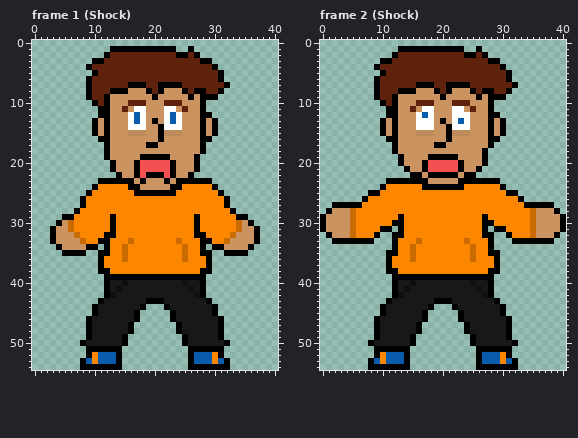
Pixel-art file: WIP/Brian.aseprite. This is how it looked before the edit.
41x55 pixels, 26 frames. Colours within 5 levels of each other are drawn and written as one. Shown: frame 1 (Shock), frame 2 (Shock). The commit also changed other frames, which this record leaves out.
Once edited:
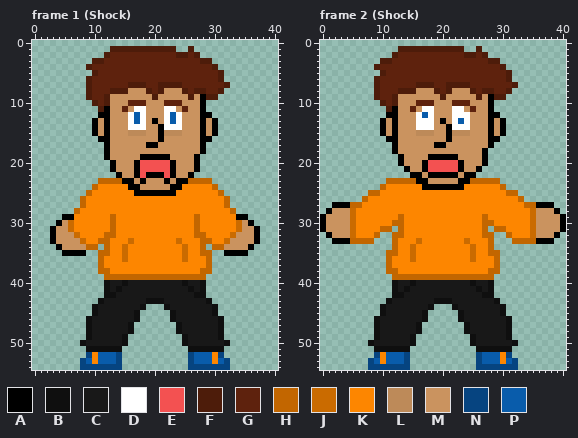
Palette (. is transparent): A #000000  B #0f0f0f  C #181818  D #ffffff  E #f35151  F #4d1c0a  G #5e220d  H #c26600  J #ca6b00  K #fd8600  L #bd8a59  M #ca935f  N #064480  P #095cab
Edits made:
--- frame 1 (Shock)
@@ x 7..34 @@
  0 ............................
- 1 ......AAAAAAAAAAA..A........
- 2 .....AGGGGGGGGGGGAAGA.......
- 3 ...AAGGGGGGGGGGGGGGGGAA.....
- 4 ..AGGGGGGGGGGGGGGGGGGGGA....
- 5 ...AGGGGGGGGGGGGGGGGGGGGA...
- 6 ..AGGGGGGGGGGGGGGGGGGGGGA...
- 7 ..AGGGGGGAAAGGAAAAGGGGGGGA..
- 8 ..AGGGAAAMMMAGAMMMAGAAGGA...
- 9 ..AGGAMMMMMMMAMMMMMAMAAA....
-10 ...AGAMMMGGGMMMGGGMMMA......
-11 ....AAMMGMDDMMMDDMGMMA......
+ 1 ......FFFFFFFFFFF..F........
+ 2 .....FGGGGGGGGGGGFFGF.......
+ 3 ...FFGGGGGGGGGGGGGGGGFF.....
+ 4 ..FGGGGGGGGGGGGGGGGGGGGF....
+ 5 ...FGGGGGGGGGGGGGGGGGGGGF...
+ 6 ..FGGGGGGGGGGGGGGGGGGGGGF...
+ 7 ..FGGGGGGFFFGGFFFFGGGGGGGF..
+ 8 ..FGGGFFFMMMFGFMMMFGFFGGF...
+ 9 ..FGGFMMMMMMMFMMMMMFMAFF....
+10 ...FGFMMMGGGMMMGGGMMMA......
+11 ....FAMMGMDDMMMDDMGMMA......
 12 ....AAMMMDPDMMMDPDMMMAA.....
@@ x 0..40 @@
 22 ..............AMMAEAAAEAMMA..............
-23 ...........AAAAAAMAMMMAMAAAAAA...........
-24 ..........AKKKKKAAMMMMMAAKKKKKA..........
-25 .........AKKKKKKKAAAAAAAKKKKKKKA.........
-26 ........AKKKKKKKKKKKKKKKKKKKKKKKA........
-27 ........AKKKKKKKKKKKKKKKKKKKKKKKA........
-28 .......AKKKKKKKKKKKKKKKKKKKKKKKKKA.......
-29 .....AAKKKKKKAKKKKKKKKKKKKKAKKKKKKAA.....
-30 ....AMJKKKKKKAKKKKKKKKKKKKKAKKKKKKJMA....
-31 ...AMMJKKKKKKAKKKKKKKKKKKKKAKKKKKKJMMA...
-32 ...AMMMJKKKKAAKKKKKKKKKKKKKAAKKKKJMMMA...
-33 ...AMMMMJKKAAKKKJKKKKKKKJKKKAAKKJMMMMA...
-34 ....AMMMMAA.AKKJKKKKKKKKKJKKA.AAMMMMA....
-35 .....AAAA..AAKKJKKKKKKKKKJKKAA..AAAA.....
-36 ...........AKKKJKKKKKKKKKJKKKA...........
-37 ...........AKKKKKKKKKKKKKKKKKA...........
-38 ...........AAKKKKKKKKKKKKKKKAA...........
-39 ............AAAAAAAAAAAAAAAAA............
-40 ............ACCBCCCCCCCCCBCCA............
-41 ............ACBCCCCCCCCCCCBCA............
-42 ............ABCCCCCCCCCCCCCBA............
-43 ...........ACCCCCCCAAACCCCCCCA...........
-44 ..........ACCCCCCCA...ACCCCCCCA..........
-45 ..........ACCCCCCA.....ACCCCCCA..........
-46 .........ACCCCCCCA.....ACCCCCCCA.........
-47 .........ACCCCCCA.......ACCCCCCA.........
-48 .........ACCCCCCA.......ACCCCCCA.........
-49 .........ACCCCCA.........ACCCCCA.........
-50 ........ACCCCCCA.........ACCCCCCA........
-51 .........AAAAAA...........AAAAAA.........
-52 .........AKPPPA...........APPPKA.........
-53 ........APKPPPA...........APPPKPA........
-54 ........AAAAAAA...........AAAAAAA........
+23 ...........HHHHAAMAMMMAMAAHHHH...........
+24 ..........HKKKKKAAMMMMMAAKKKKKH..........
+25 .........HKKKKKKKAAAAAAAKKKKKKKH.........
+26 ........HKKKKKKKKKKKKKKKKKKKKKKKH........
+27 ........HKKKKKKKKKKKKKKKKKKKKKKKH........
+28 .......HKKKKKKKKKKKKKKKKKKKKKKKKKH.......
+29 .....AAKKKKKKHKKKKKKKKKKKKKHKKKKKKAA.....
+30 ....AMJKKKKKKHKKKKKKKKKKKKKHKKKKKKJMA....
+31 ...AMMJKKKKKKHKKKKKKKKKKKKKHKKKKKKJMMA...
+32 ...AMMMJKKKKHHKKKKKKKKKKKKKHHKKKKJMMMA...
+33 ...AMMMMJKKHHKKKJKKKKKKKJKKKHHKKJMMMMA...
+34 ....AMMMMHH.HKKJKKKKKKKKKJKKH.HHMMMMA....
+35 .....AAAA..HHKKJKKKKKKKKKJKKHH..AAAA.....
+36 ...........HKKKJKKKKKKKKKJKKKH...........
+37 ...........HKKKKKKKKKKKKKKKKKH...........
+38 ...........HHKKKKKKKKKKKKKKKHH...........
+39 ............HHHHHHHHHHHHHHHHH............
+40 ............BCCBCCCCCCCCCBCCB............
+41 ............BCBCCCCCCCCCCCBCB............
+42 ............BBCCCCCCCCCCCCCBB............
+43 ...........BCCCCCCCBBBCCCCCCCB...........
+44 ..........BCCCCCCCB...BCCCCCCCB..........
+45 ..........BCCCCCCB.....BCCCCCCB..........
+46 .........BCCCCCCCB.....BCCCCCCCB.........
+47 .........BCCCCCCB.......BCCCCCCB.........
+48 .........BCCCCCCB.......BCCCCCCB.........
+49 .........BCCCCCB.........BCCCCCB.........
+50 ........BCCCCCCB.........BCCCCCCB........
+51 .........BBBBBB...........BBBBBB.........
+52 .........NKPPPN...........NPPPKN.........
+53 ........NPKPPPN...........NPPPKPN........
+54 ........NNNNNNN...........NNNNNNN........
--- frame 2 (Shock)
@@ x 7..34 @@
  0 ............................
- 1 ......AAAAAAAAAAA..A........
- 2 .....AGGGGGGGGGGGAAGA.......
- 3 ...AAGGGGGGGGGGGGGGGGAA.....
- 4 ..AGGGGGGGGGGGGGGGGGGGGA....
- 5 ...AGGGGGGGGGGGGGGGGGGGGA...
- 6 ..AGGGGGGGGGGGGGGGGGGGGGA...
- 7 ..AGGGGGGAAAGGAAAAGGGGGGGA..
- 8 ..AGGGAAAMMMAGAMMMAGAAGGA...
- 9 ..AGGAMMMMMMMAMMMMMAMAAA....
-10 ...AGAMMMGGGMMMGGGMMMA......
-11 ....AAMMGMDDMMMDDMGMMA......
+ 1 ......FFFFFFFFFFF..F........
+ 2 .....FGGGGGGGGGGGFFGF.......
+ 3 ...FFGGGGGGGGGGGGGGGGFF.....
+ 4 ..FGGGGGGGGGGGGGGGGGGGGF....
+ 5 ...FGGGGGGGGGGGGGGGGGGGGF...
+ 6 ..FGGGGGGGGGGGGGGGGGGGGGF...
+ 7 ..FGGGGGGFFFGGFFFFGGGGGGGF..
+ 8 ..FGGGFFFMMMFGFMMMFGFFGGF...
+ 9 ..FGGFMMMMMMMFMMMMMFMAFF....
+10 ...FGFMMMGGGMMMGGGMMMA......
+11 ....FAMMGMDDMMMDDMGMMA......
 12 ....AAMMMDPDMMMDDDMMMAA.....
@@ x 0..40 @@
 22 ...............AAMAAAAAMAA...............
-23 ...........AAAAAAAMMMMMAAAAAAA...........
-24 ..........AKKKKKKAAAAAAAKKKKKKA..........
-25 ........AAKKKKKKKKKKKKKKKKKKKKKAA........
-26 .......AKKKKKKKKKKKKKKKKKKKKKKKKKA.......
-27 ..AAAAAKKKKKKKKKKKKKKKKKKKKKKKKKKKAAAAA..
+23 ...........HHHHHAAMMMMMAAHHHHH...........
+24 ..........HKKKKKKAAAAAAAKKKKKKH..........
+25 ........HHKKKKKKKKKKKKKKKKKKKKKHH........
+26 .......HKKKKKKKKKKKKKKKKKKKKKKKKKH.......
+27 ..AAAHHKKKKKKKKKKKKKKKKKKKKKKKKKKKHHAAA..
 28 .AMMMJKKKKKKKKKKKKKKKKKKKKKKKKKKKKKJMMMA.
-29 AMMMMJKKKKKKKAKKKKKKKKKKKKKAKKKKKKKJMMMMA
-30 AMMMMJKKKKKKAAKKKKKKKKKKKKKAAKKKKKKJMMMMA
-31 AMMMMJKKKKAA.AKKKKKKKKKKKKKA.AAKKKKJMMMMA
-32 .AMMMJKKKA..AAKKKKKKKKKKKKKAA..AKKKJMMMA.
-33 ..AAAAAAA...AKKKJKKKKKKKJKKKA...AAAAAAA..
-34 ............AKKJKKKKKKKKKJKKA............
-35 ...........AAKKJKKKKKKKKKJKKAA...........
-36 ...........AKKKJKKKKKKKKKJKKKA...........
-37 ...........AKKKKKKKKKKKKKKKKKA...........
-38 ...........AAKKKKKKKKKKKKKKKAA...........
-39 ............AAAAAAAAAAAAAAAAA............
-40 ............ACCBCCCCCCCCCBCCA............
-41 ............ACBCCCCCCCCCCCBCA............
-42 ............ABCCCCCCCCCCCCCBA............
-43 ...........ACCCCCCCAAACCCCCCCA...........
-44 ..........ACCCCCCCA...ACCCCCCCA..........
-45 ..........ACCCCCCA.....ACCCCCCA..........
-46 .........ACCCCCCCA.....ACCCCCCCA.........
-47 .........ACCCCCCA.......ACCCCCCA.........
-48 .........ACCCCCCA.......ACCCCCCA.........
-49 .........ACCCCCA.........ACCCCCA.........
-50 ........ACCCCCCA.........ACCCCCCA........
-51 .........AAAAAA...........AAAAAA.........
-52 .........AKPPPA...........APPPKA.........
-53 ........APKPPPA...........APPPKPA........
-54 ........AAAAAAA...........AAAAAAA........
+29 AMMMMJKKKKKKKHKKKKKKKKKKKKKHKKKKKKKJMMMMA
+30 AMMMMJKKKKKKHHKKKKKKKKKKKKKHHKKKKKKJMMMMA
+31 AMMMMJKKKKHH.HKKKKKKKKKKKKKH.HHKKKKJMMMMA
+32 .AMMMJKKKH..HHKKKKKKKKKKKKKHH..HKKKJMMMA.
+33 ..AAAHHHH...HKKKJKKKKKKKJKKKH...HHHHAAA..
+34 ............HKKJKKKKKKKKKJKKH............
+35 ...........HHKKJKKKKKKKKKJKKHH...........
+36 ...........HKKKJKKKKKKKKKJKKKH...........
+37 ...........HKKKKKKKKKKKKKKKKKH...........
+38 ...........HHKKKKKKKKKKKKKKKHH...........
+39 ............HHHHHHHHHHHHHHHHH............
+40 ............BCCBCCCCCCCCCBCCB............
+41 ............BCBCCCCCCCCCCCBCB............
+42 ............BBCCCCCCCCCCCCCBB............
+43 ...........BCCCCCCCBBBCCCCCCCB...........
+44 ..........BCCCCCCCB...BCCCCCCCB..........
+45 ..........BCCCCCCB.....BCCCCCCB..........
+46 .........BCCCCCCCB.....BCCCCCCCB.........
+47 .........BCCCCCCB.......BCCCCCCB.........
+48 .........BCCCCCCB.......BCCCCCCB.........
+49 .........BCCCCCB.........BCCCCCB.........
+50 ........BCCCCCCB.........BCCCCCCB........
+51 .........BBBBBB...........BBBBBB.........
+52 .........NKPPPN...........NPPPKN.........
+53 ........NPKPPPN...........NPPPKPN........
+54 ........NNNNNNN...........NNNNNNN........
Changed places in both pictures, as pixel boxes (x1, y1, x2, y2):
changed: (86, 46, 230, 112)
changed: (74, 178, 236, 370)
changed: (374, 46, 518, 112)
changed: (350, 178, 536, 370)
